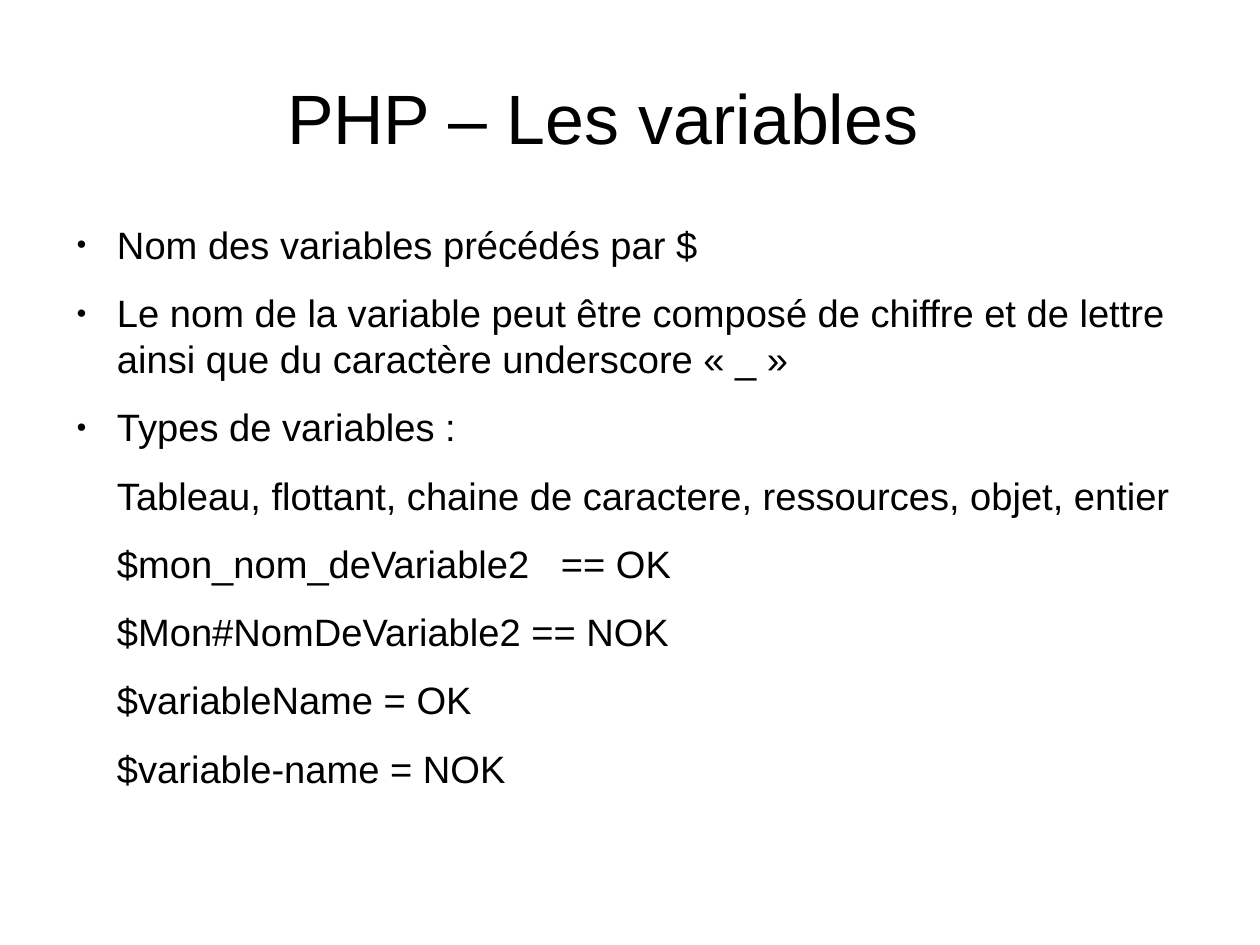
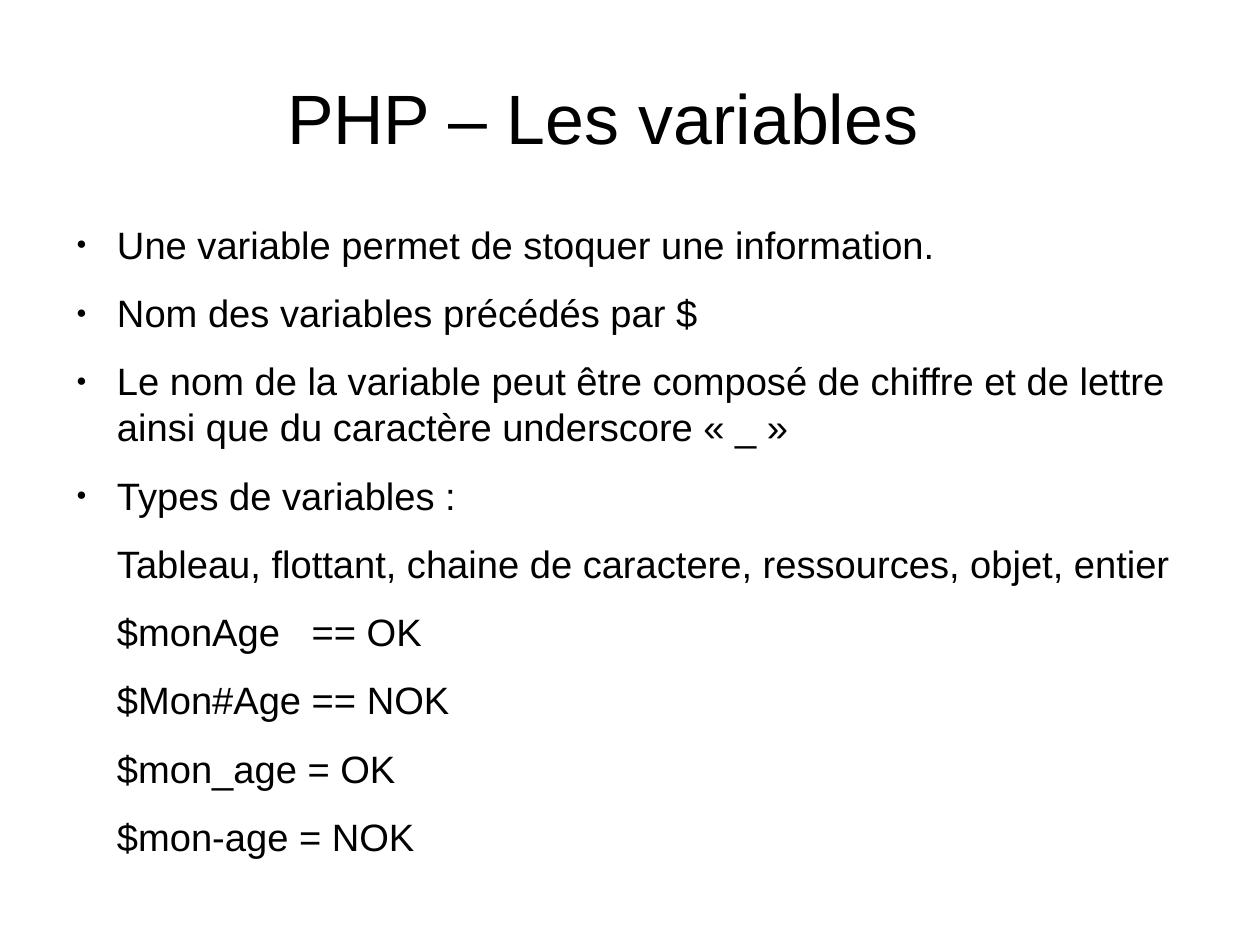
Before and after one commit to NicoM88/formation, a slide deck: slide 5 of PHP/formation.odp. Drawn at 1260x945 pixels with LibreOffice and Linux fonts; fonts in the diff are those of the drawing. Boxes give left, top, right and bottom in pixels: in the first picture for what was removed or moved away, otherwise in the second. Text is boxed around its words. In the diff, an @@ line names an element or a change of style, - is before the commit and + after.

```diff
--- a/PHP/formation.odp
+++ b/PHP/formation.odp
@@ text at box(117, 231, 934, 267): paragraph added @@
+● Une variable permet de stoquer une information.
@@ text at box(117, 617, 450, 791): text changed @@
-$mon_nom_deVariable2 == OK
-$Mon#NomDeVariable2 == NOK
-$variableName = OK
-$variable-name = NOK
+$monAge == OK
+$Mon#Age == NOK
+$mon_age = OK
+$mon-age = NOK
```
Also in this commit, not shown: 6 other slides changed, 1 other file.
